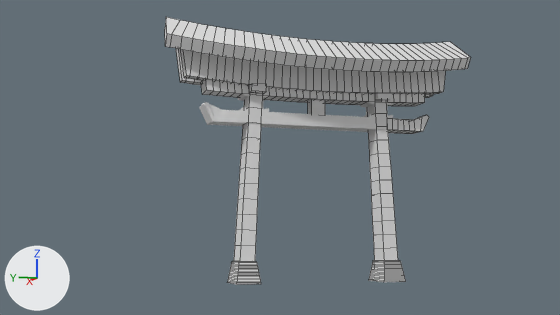
Before and after pictures for a commit that changed the Blender file torii2.blend.
Before and after are seen from the file's camera 'Camera'. The lights are fixed; the arrows at lower left show +X, +Y and +Z. Mesh edges are drawn as thin lines on the coarser meshes.

Script lines for the objects in view, before the commit:
```python
me_cube_003 = bpy.data.meshes.new('Cube.003')
me_cube_003.from_pydata(...)  # 96 vertices, 92 faces; spans x -0.59..0.59, y -0.5..0.5, z -6.11..6.11
me_cube_013 = bpy.data.meshes.new('Cube.013')
me_cube_013.from_pydata(...)  # 38 vertices, 34 faces; spans x -1.05..0.33, y -15.55..-11.31, z 9.0..10.52
me_cube_021 = bpy.data.meshes.new('Cube.021')
me_cube_021.from_pydata(...)  # 142 vertices, 138 faces, 2 loose edges; spans x -0.6..0.6, y -0.8..2.2, z -12.2..12.2
ob_cube_001 = bpy.data.objects.new('Cube.001', me_cube_003)
ob_cube_001.location = (-0.46, -5.2, 9.5)
ob_cube_001.rotation_euler = (1.571, 0.0, 0.0)  # degrees (90, 0, 0)
ob_cube_001.scale = (1.58, 1.0, 1.0)
ob_cube_011 = bpy.data.objects.new('Cube.011', me_cube_013)
ob_cube_011.location = (0.18, 0.0, 0.0)
ob_cube_011.scale = (1.58, 1.0, 1.0)
ob_cube_018 = bpy.data.objects.new('Cube.018', me_cube_021)
ob_cube_018.location = (-4.11, -5.2, 14.16)
ob_cube_018.rotation_euler = (1.571, 0.925, 0.0)  # degrees (90, 53, 0)
ob_cube_018.scale = (0.921, 1.17, 1.17)
_m = ob_cube_018.modifiers.new('SimpleDeform', 'SIMPLE_DEFORM')
_m.deform_method = 'BEND'
_m.factor = 0.715
_m.angle = 0.715
# also in view: 'Cube.006' at (-1.3, -5.2, 13.8); 'Cube.013' at (-0.5, 2.7, 9.8); 'Cube' at (-0.5, 0.9, 4.0); 'Cube.002' at (-0.5, -11.2, 4.0); 'Cube.009' at (-0.5, -11.5, -3.1)
```
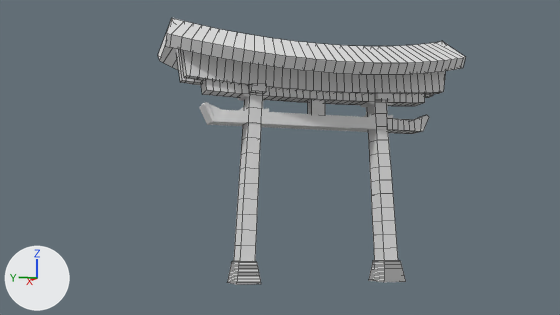
The change, as JSON lines over the scene's bpy script:
```json
{"op": "set", "path": "ob_cube_018.location", "old": "(-4.11, -5.2, 14.16)", "new": "(-4.11, -5.2, 13.87)"}
{"block": "ob_cube_018", "where": "_m = ob_cube_018.modifiers.new('SimpleDeform', 'SIMPLE_DEFORM')"}
{"op": "set", "path": "_m.factor", "old": "0.715", "new": "0.961"}
{"op": "set", "path": "_m.angle", "old": "0.715", "new": "0.961"}
{"op": "add", "block": "ob_cube_007", "code": ["ob_cube_007 = bpy.data.objects.new('Cube.007', me_cube_021.copy())  # the mesh of ob_cube_018", "ob_cube_007.location = (3.07, -5.25, 12.93)", "ob_cube_007.rotation_euler = (1.571, -0.646, 0.0)  # degrees (90, -37, 0)", "ob_cube_007.scale = (0.921, 1.17, 1.17)", "_m = ob_cube_007.modifiers.new('SimpleDeform', 'SIMPLE_DEFORM')", "_m.deform_method = 'BEND'", "_m.factor = 0.961", "_m.angle = 0.961"]}
```

Where the change shows, as pixel boxes [x1, y1, x2, y2] in the pictures (560 x 315 px):
```json
{"object": "Cube.018", "change": "moved, modifiers changed", "before": [165, 17, 471, 72], "after": [165, 18, 466, 75]}
{"object": "Cube.007", "change": "added", "after": [158, 24, 443, 70]}
```
